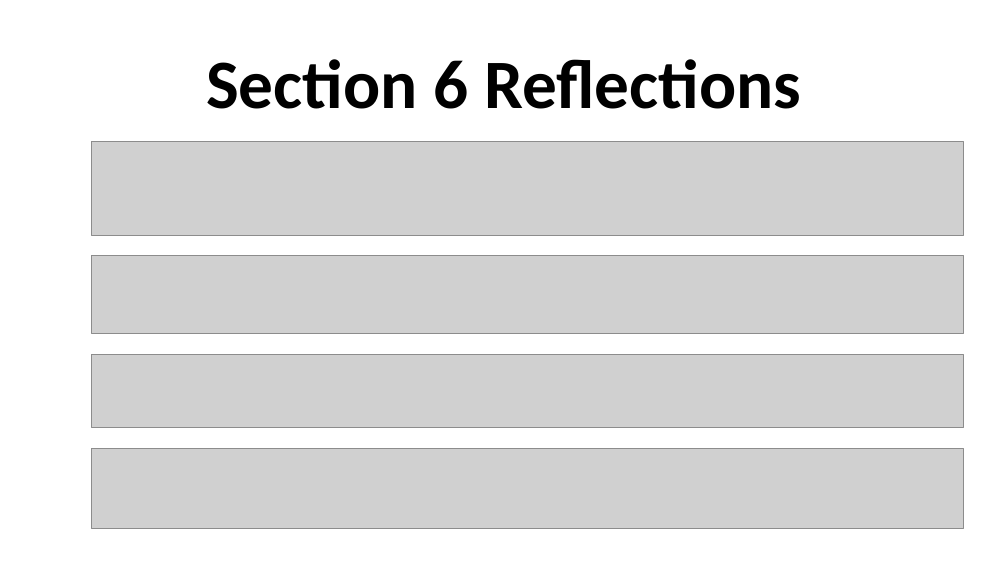
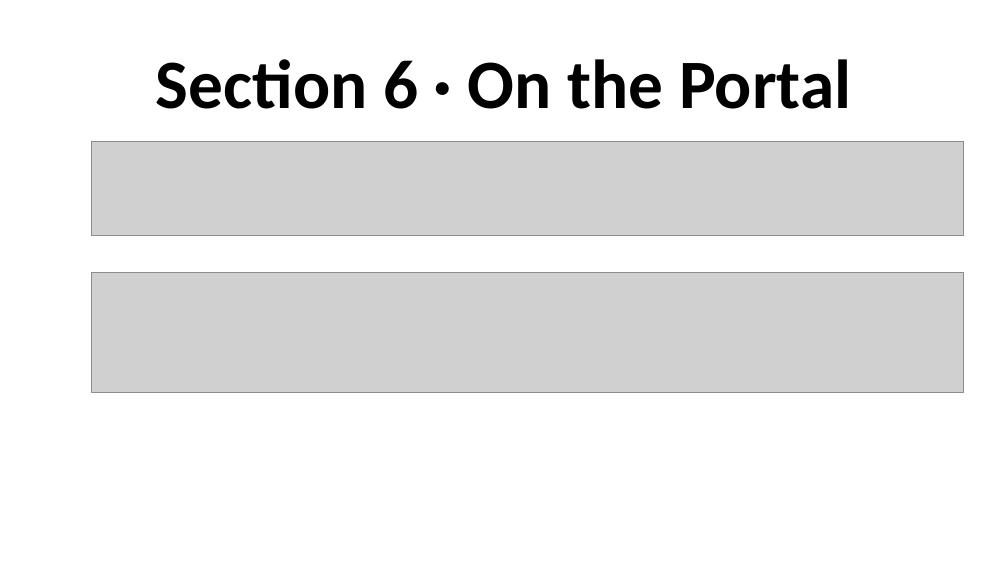
Before and after one commit to IBSL26/ibsl-platform, a slide deck: slide 34 of Unit decks/Unit 01 - Behavioural Strategy Fundamentals.pptx (slide 37 before the commit). Drawn at 1008x567 pixels with LibreOffice and Linux fonts; fonts in the diff are those of the drawing; grey boxes stand for pictures. Boxes give left, top, right and bottom in pixels: in the first picture for what was removed or moved away, otherwise in the second. Text is boxed around its words. In the diff, an @@ line names an element or a change of style, - is before the commit and + after.

```diff
--- a/Unit decks/Unit 01 - Behavioural Strategy Fundamentals.pptx
+++ b/Unit decks/Unit 01 - Behavioural Strategy Fundamentals.pptx
@@ text at [156, 59, 851, 109]: text changed @@
-Section 6 Reflections
+Section 6 · On the Portal
@@ picture removed at [91, 256, 963, 333] @@
@@ picture added at [91, 272, 963, 392] @@
@@ picture removed at [91, 355, 963, 427] @@
@@ picture removed at [91, 448, 963, 529] @@
```
Also in this commit, not shown: 1 other slide changed, 3 slides removed, 9 other files.
